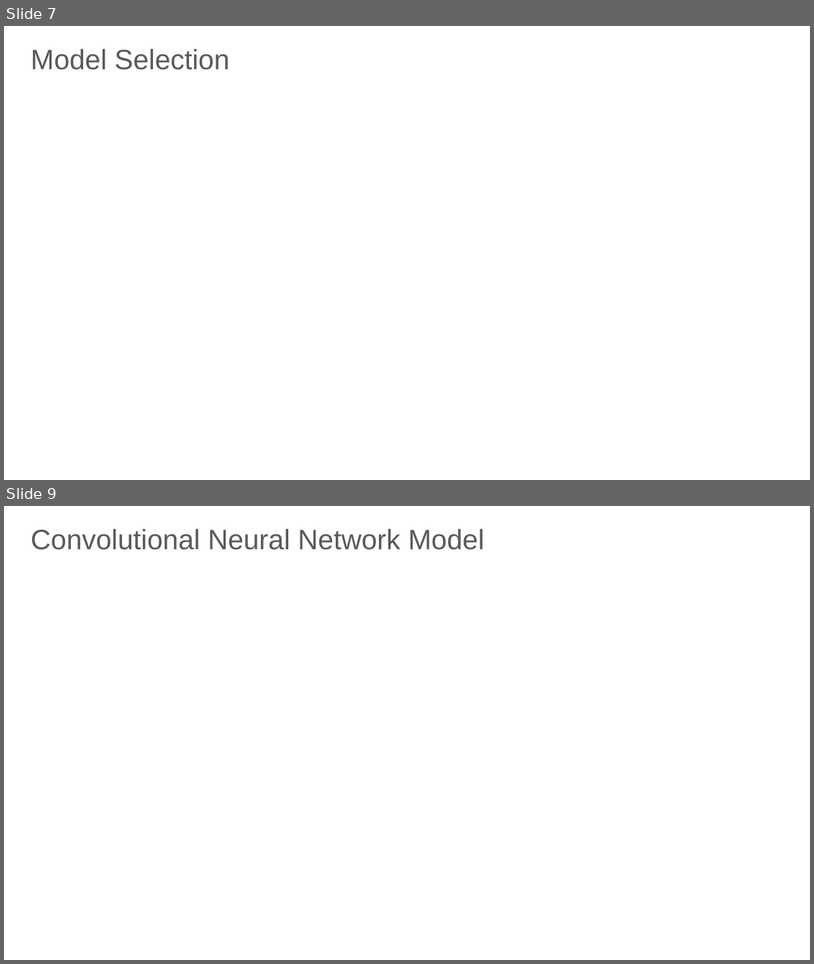
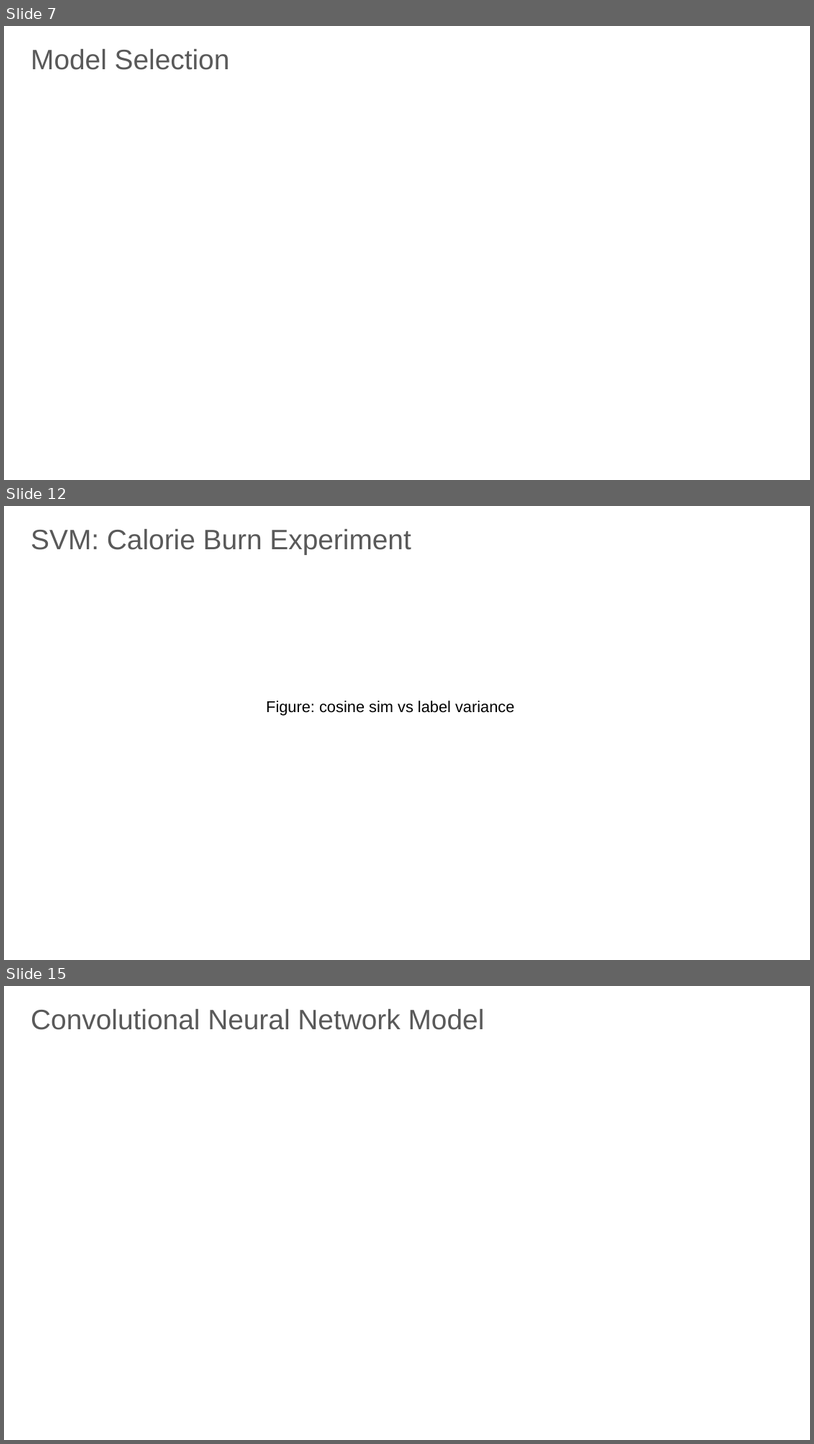
Before and after one commit to Root18D/AAI-501--Machine-Learning, a slide deck: AAI_501_Final_Project_Presentation_Group6_r1.pptx. Shown one above the other, each under a label of ours: slides 7 and 9 before the commit, slides 7, 12 and 15 after it; the slides between them are not shown. The pictures are 814x964 and 814x1444 pixels, drawn with LibreOffice and Linux fonts; fonts in the diff are those of the drawing; background and template pictures are left out. Boxes give left, top, right and bottom in pixels: in the first picture for what was removed or moved away, otherwise in the second. Text is boxed around its words. In the diff, an @@ line names an element or a change of style, - is before the commit and + after.

```diff
--- a/AAI_501_Final_Project_Presentation_Group6_r1.pptx
+++ b/AAI_501_Final_Project_Presentation_Group6_r1.pptx
@@ slide 12 added at <box>4,506,810,960</box>, background #FFFFFF @@
@@ text added at <box>31,529,411,554</box>, 25 pt, text #595959 @@
+SVM: Calorie Burn Experiment
@@ text added at <box>266,700,514,716</box>, 14 pt, text #000000 @@
+Figure: cosine sim vs label variance
@@ what was slide 9 is now slide 15 @@
```
Also in this commit, not shown: 1 slide changed, 5 other slides added, 2 other files.
